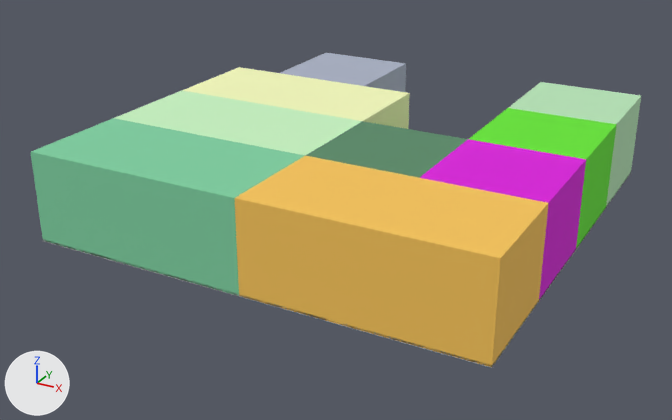
One commit to the glTF model adjacent.glb: the scene before it, then after it.
Rendered twice from a 50 mm camera at (28.0, -25.3, 17.0) aimed at (9.4, 8.7, 0.1). Lighting does not change. The marker at lower left points along +X, +Y and +Z. Where no turn or scale is listed for an object, it has been applied to the vertices.

The scene before the commit, as lines of its bpy script (objects in view):
```python
ob_3404_mesh = bpy.data.objects.new('3404_mesh', me_3404_mesh)
ob_3404_mesh.location = (0.0, 0.0, 0.0)
ob_3407_mesh = bpy.data.objects.new('3407_mesh', me_3407_mesh)
ob_3407_mesh.location = (0.0, 0.0, 0.0)
ob_3410_mesh = bpy.data.objects.new('3410_mesh', me_3410_mesh)
ob_3410_mesh.location = (0.0, 0.0, 0.0)
ob_3413_mesh = bpy.data.objects.new('3413_mesh', me_3413_mesh)
ob_3413_mesh.location = (0.0, 0.0, 0.0)
ob_3416_mesh = bpy.data.objects.new('3416_mesh', me_3416_mesh)
ob_3416_mesh.location = (0.0, 0.0, 0.0)
ob_3419_mesh = bpy.data.objects.new('3419_mesh', me_3419_mesh)
ob_3419_mesh.location = (0.0, 0.0, 0.0)
ob_3422_mesh = bpy.data.objects.new('3422_mesh', me_3422_mesh)
ob_3422_mesh.location = (0.0, 0.0, 0.0)
ob_3425_mesh = bpy.data.objects.new('3425_mesh', me_3425_mesh)
ob_3425_mesh.location = (0.0, 0.0, 0.0)
ob_3428_mesh = bpy.data.objects.new('3428_mesh', me_3428_mesh)
ob_3428_mesh.location = (0.0, 0.0, 0.0)
# also in view: '3401_mesh' at (10.0, 10.0, 0.0)
```
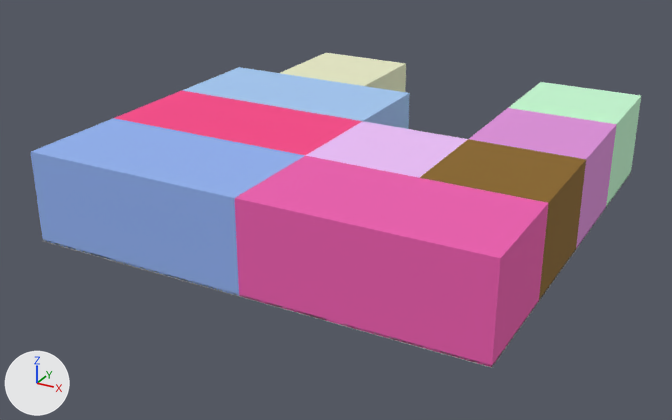
Where the change shows, as pixel boxes [x1, y1, x2, y2] in the pictures (672 x 420 px):
'3410_mesh', recoloured (orange to pink)
    both: [235, 156, 549, 367]
'3404_mesh', recoloured (green to blue)
    both: [31, 118, 305, 296]
'3419_mesh', recoloured (pink to brown)
    both: [420, 139, 586, 301]
'3407_mesh', recoloured (green to pink)
    both: [115, 91, 362, 155]
'3413_mesh', recoloured (yellow to blue)
    both: [182, 67, 410, 129]
'3425_mesh', recoloured (green to pink)
    both: [469, 108, 617, 249]
'3416_mesh', recoloured (green to purple)
    both: [305, 121, 468, 178]
'3422_mesh', recoloured (grey to white)
    both: [281, 53, 406, 92]

The change in detail:
Material '3b28c28e-8853-4b59-b728-161584dc5f97' (mat_3b28c28e_8853_4b59_b728_161584dc5f97) is new.
Its base color is (0.741, 0.282, 0.709) (pink #df91db).
Its roughness is 0.9.
Material '5f87999c-7359-4411-b1d9-a6dda43a65fb' (mat_5f87999c_7359_4411_b1d9_a6dda43a65fb) is new.
Its base color is (0.812, 0.829, 0.57) (white #e9ebc7).
Its roughness is 0.9.
Material '2896da19-690b-4941-b58f-ff0848e74ea2' (mat_2896da19_690b_4941_b58f_ff0848e74ea2) is new.
Its base color is (0.257, 0.133, 0.0159) (brown #8b6622).
Its roughness is 0.9.
Material 'c9cfdd10-1ace-48b5-9941-3cf212abdb37' (mat_c9cfdd10_1ace_48b5_9941_3cf212abdb37) is new.
Its base color is (0.862, 0.535, 0.973) (purple #efc1fc).
Its roughness is 0.9.
Material 'f2476088-5c53-43c7-8916-7f90892892ee' (mat_f2476088_5c53_43c7_8916_7f90892892ee) is new.
Its base color is (0.377, 0.588, 0.9) (blue #a5caf3).
Its roughness is 0.9.
Material '782bd345-7a67-4003-b4e7-a9bf0cb0ace3' (mat_782bd345_7a67_4003_b4e7_a9bf0cb0ace3) is new.
Its base color is (0.863, 0.111, 0.436) (pink #ef5eb0).
Its roughness is 0.9.
Material '3d671075-684b-4ddd-84bd-1e979310404c' (mat_3d671075_684b_4ddd_84bd_1e979310404c) is new.
Its base color is (0.956, 0.0586, 0.25) (pink #fa4489).
Its roughness is 0.9.
Material '02a59317-f1a6-42aa-8d48-8ebce5b35300' (mat_02a59317_f1a6_42aa_8d48_8ebce5b35300) is new.
Its base color is (0.287, 0.446, 0.873) (blue #92b2f0).
Its roughness is 0.9.
me_3404_mesh has 8 vertices, 12 faces and spans x 0.0..10.0, y 0.0..5.0, z 0.0..4.0.
me_3404_mesh no longer uses material mat_f8ff5d19_9cf7_4e09_9e34_8773dd38f932 (green #7fd0a1).
me_3404_mesh now uses material mat_02a59317_f1a6_42aa_8d48_8ebce5b35300 (blue #92b2f0).
me_3407_mesh has 8 vertices, 12 faces and spans x 0.0..10.0, y 5.0..10.0, z 0.0..4.0.
me_3407_mesh no longer uses material mat_427a066c_4088_4ff8_89ce_235489586a6c (green #c9f4c3).
me_3407_mesh now uses material mat_3d671075_684b_4ddd_84bd_1e979310404c (pink #fa4489).
me_3410_mesh has 8 vertices, 12 faces and spans x 10.0..20.0, y 0.0..5.0, z 0.0..4.0.
me_3410_mesh no longer uses material mat_0624a92f_4b3f_477a_95da_90c533f30ae7 (orange #f8c559).
me_3410_mesh now uses material mat_782bd345_7a67_4003_b4e7_a9bf0cb0ace3 (pink #ef5eb0).
me_3413_mesh has 8 vertices, 12 faces and spans x 0.0..10.0, y 10.0..15.0, z 0.0..4.0.
me_3413_mesh no longer uses material mat_9b051316_7544_43c5_aeca_4689d1709687 (yellow #f5fbbd).
me_3413_mesh now uses material mat_f2476088_5c53_43c7_8916_7f90892892ee (blue #a5caf3).
me_3416_mesh has 8 vertices, 12 faces and spans x 10.0..15.0, y 5.0..10.0, z 0.0..4.0.
me_3416_mesh no longer uses material mat_f16373e6_7ce9_4704_a17c_032dd96d79d8 (green #598b68).
me_3416_mesh now uses material mat_c9cfdd10_1ace_48b5_9941_3cf212abdb37 (purple #efc1fc).
me_3419_mesh has 8 vertices, 12 faces and spans x 15.0..20.0, y 5.0..10.0, z 0.0..4.0.
me_3419_mesh no longer uses material mat_61ab71a8_2b9a_404f_a2a3_bbd9b1cb91e8 (pink #db05dc).
me_3419_mesh now uses material mat_2896da19_690b_4941_b58f_ff0848e74ea2 (brown #8b6622).
me_3422_mesh has 8 vertices, 12 faces and spans x 2.5..7.5, y 15.0..20.0, z 0.0..4.0.
me_3422_mesh no longer uses material mat_9a5969ff_299c_4cd1_b229_f18296a94191 (light grey #aab1c4).
me_3422_mesh now uses material mat_5f87999c_7359_4411_b1d9_a6dda43a65fb (white #e9ebc7).
me_3425_mesh has 8 vertices, 12 faces and spans x 15.0..20.0, y 10.0..15.0, z 0.0..4.0.
me_3425_mesh no longer uses material mat_b0cf6157_f4c8_416f_a98a_7ad18cf48834 (green #65e730).
me_3425_mesh now uses material mat_3b28c28e_8853_4b59_b728_161584dc5f97 (pink #df91db).
